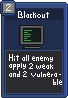
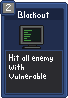
Layers edited between the first and the second 68x98 image:
painted on "Paint Layer 2" over [9, 63, 62, 85]
